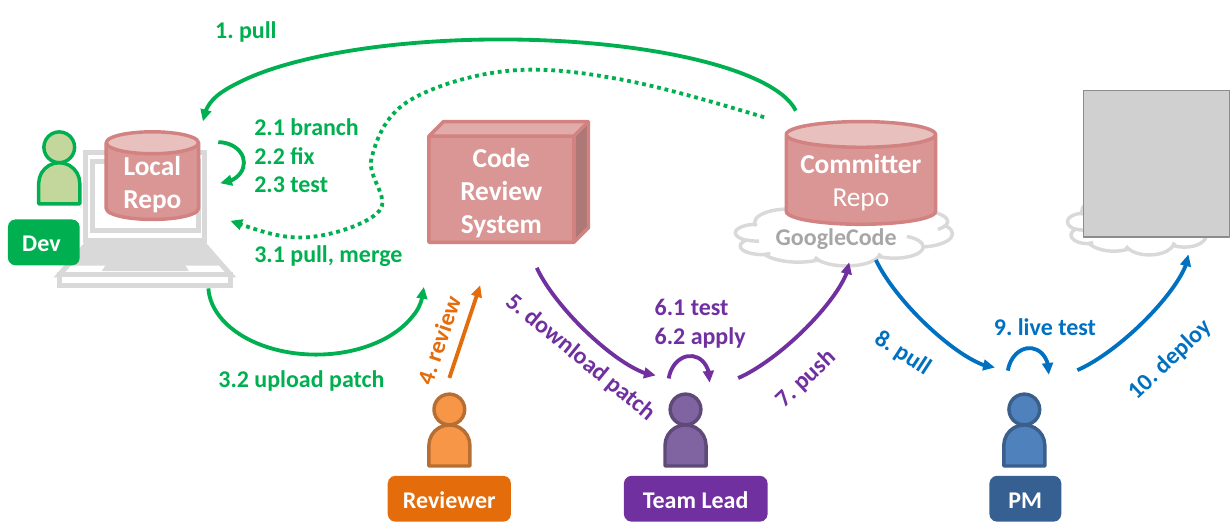
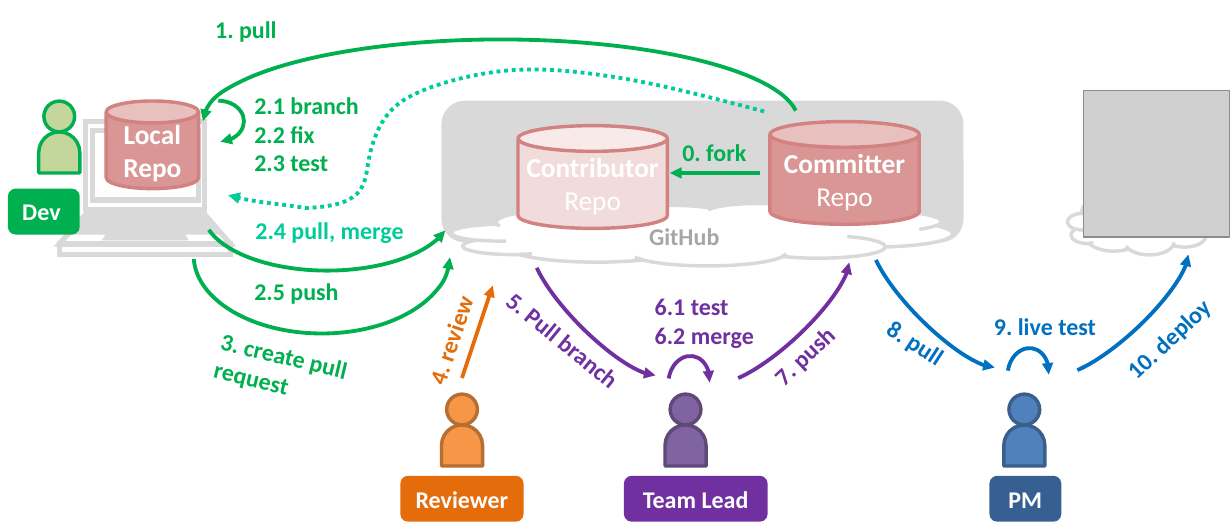
Before and after one commit to TEAMMATES/teammates, a slide deck: slide 1 of doc/diagrams/workflow.pptx. Drawn at 1232x530 pixels with LibreOffice and Linux fonts; fonts in the diff are those of the drawing; grey boxes stand for pictures. Boxes give left, top, right and bottom in pixels: in the first picture for what was removed or moved away, otherwise in the second. Text is boxed around its words. In the diff, an @@ line names an element or a change of style, - is before the commit and + after.

```diff
--- a/doc/diagrams/workflow.pptx
+++ b/doc/diagrams/workflow.pptx
@@ freeform shape: place and size @@
-freeform shape at [230,68,764,239]
+freeform shape at [228,69,764,207]
@@ freeform shape at [228,69,764,207]: outline #00B050 2.25 pt dashed to #00CC99 2.25 pt dashed @@
@@ 1 rounded rectangle, 1 cylinder, 1 flow chart delay, 1 freeform shape, 1 ellipse: place and size @@
-1 rounded rectangle, 1 cylinder, 1 flow chart delay, 1 freeform shape, 1 ellipse at [7,132,230,286]
+1 rounded rectangle, 1 cylinder, 1 flow chart delay, 1 freeform shape, 1 ellipse at [7,101,230,255]
@@ arc (boxed as its full ellipse): place and size @@
-arc (boxed as its full ellipse) at [192,142,244,182]
+arc (boxed as its full ellipse) at [192,101,244,142]
@@ rounded rectangle added at [441,101,963,243], fill #D9D9D9 @@
@@ cube removed at [429,122,589,243] @@
-Code Review System
@@ cylinder added at [519,126,668,228], fill #F2DCDB, outline #D28280 2 pt, 16 pt, text #FFFFFF, bold @@
+Contributor
+Repo
@@ text added at [682,144,746,161], 14 pt, text #00B050, bold @@
+0. fork
@@ cylinder "Committer": place and size @@
-cylinder "Committer" at [786,122,935,224]
+cylinder "Committer" at [770,122,919,224]
@@ arc (boxed as its full ellipse): place and size @@
-arc (boxed as its full ellipse) at [208,217,424,355]
+arc (boxed as its full ellipse) at [193,177,450,334]
@@ arc (boxed as its full ellipse) at [193,177,450,334]: proportions changed @@
@@ arc (boxed as its full ellipse) added at [203,153,452,270], outline #00B050 2.25 pt @@
@@ arrow added from (760, 172) to (670, 172), #00B050 2.25 pt @@
@@ cloud "GitHub": place and size @@
-cloud "GitHub" at [736,203,952,266]
+cloud "GitHub" at [452,203,952,266]
@@ text at [255,222,404,243]: text changed; text colour #00B050 to #00CC99 @@
-3.1 pull, merge
+2.4 pull, merge
@@ text in cloud at [649,225,719,245]: text changed @@
-GoogleCode
+GitHub
@@ text added at [254,283,338,304], 14 pt, text #00B050, bold @@
+2.5 push
@@ 1 rounded rectangle, 1 text, 1 ellipse, 1 flow chart delay, 1 arrow: place and size @@
-1 rounded rectangle, 1 text, 1 ellipse, 1 flow chart delay, 1 arrow at [388,286,511,521]
+1 rounded rectangle, 1 text, 1 ellipse, 1 flow chart delay, 1 arrow at [400,286,524,521]
@@ text at [655,298,754,348]: text changed @@
-6.1 test
-6.2 apply
+6.1 test
+6.2 merge
@@ text "3. create pull request" at [219,335,345,379]: rotation 0 to 13 degrees @@
@@ 3 texts: place and size @@
-3 texts at [254,118,1155,407]
+3 texts at [254,97,1155,386]
@@ text "8. pull": place and size @@
-text "8. pull" at [873,330,889,350]
+text "8. pull" at [885,321,901,342]
@@ text at [219,335,345,379]: text changed @@
-3.2 upload patch
+3. create pull
+request
```
Also in this commit, not shown: 4 other files.
